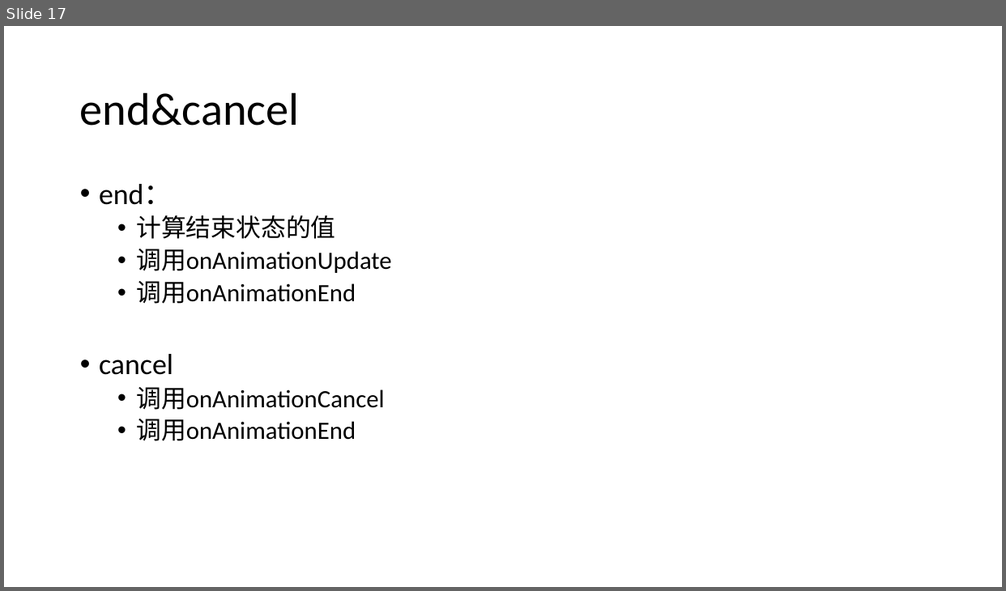
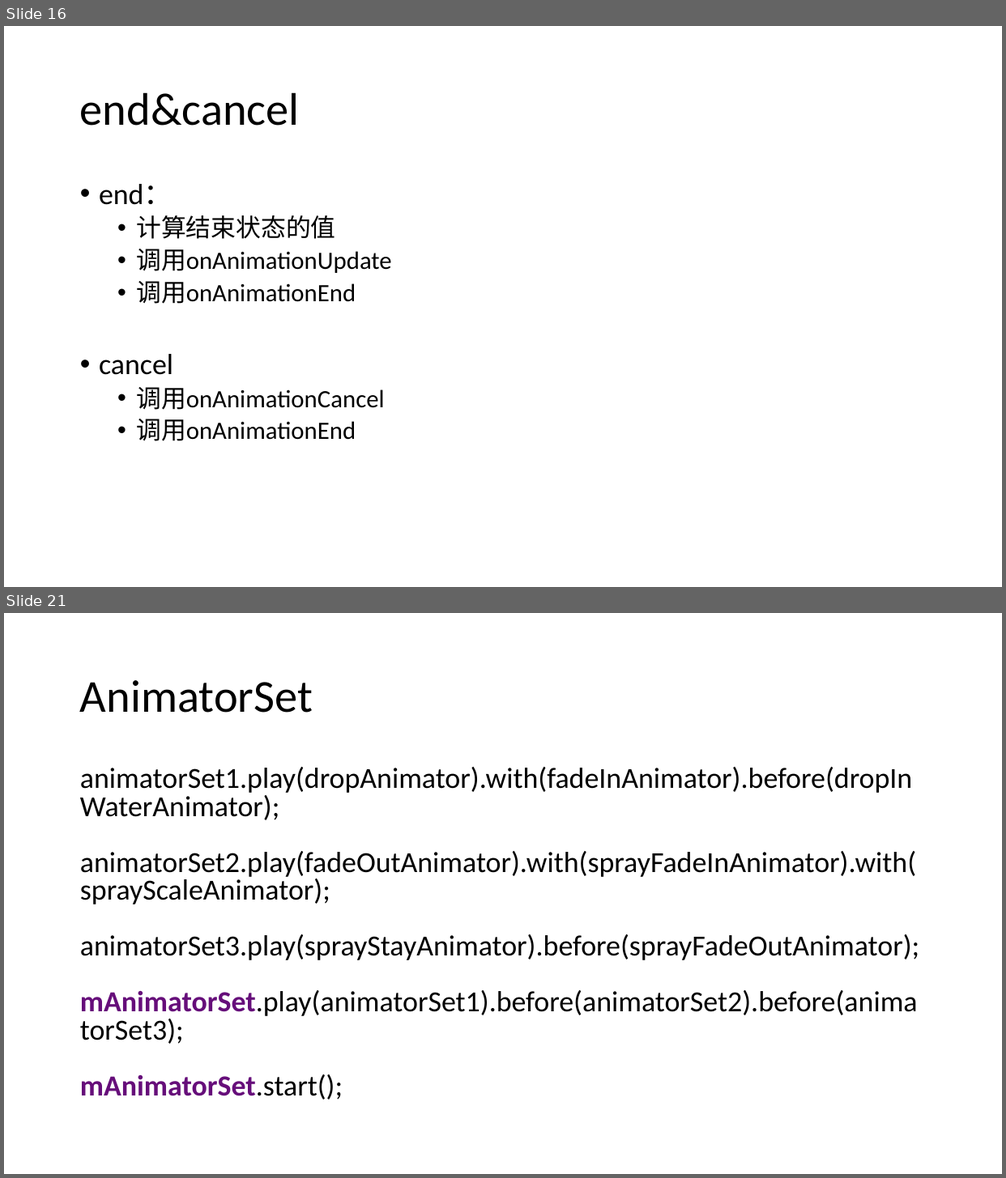
Before and after one commit to hua3505/Share, a slide deck: AnimationSkillShare/动画实用技巧.pptx. Shown one above the other, each under a label of ours: slide 17 before the commit, slides 16 and 21 after it; the slides between them are not shown. The pictures are 1006x591 and 1006x1178 pixels, drawn with LibreOffice and Linux fonts; fonts in the diff are those of the drawing. Boxes give left, top, right and bottom in pixels: in the first picture for what was removed or moved away, otherwise in the second. Text is boxed around its words. In the diff, an @@ line names an element or a change of style, - is before the commit and + after.

```diff
--- a/AnimationSkillShare/动画实用技巧.pptx
+++ b/AnimationSkillShare/动画实用技巧.pptx
@@ slide 21 added at <box>4,613,1002,1174</box>, background #FFFFFF @@
@@ title added at <box>80,680,313,713</box>, 44 pt, text #000000 @@
+AnimatorSet
@@ text added at <box>80,767,919,1100</box>, 28 pt, text #000000 @@
+animatorSet1.play(dropAnimator).with(fadeInAnimator).before(dropInWaterAnimator);
+animatorSet2.play(fadeOutAnimator).with(sprayFadeInAnimator).with(sprayScaleAnimator);
+animatorSet3.play(sprayStayAnimator).before(sprayFadeOutAnimator);
+mAnimatorSet.play(animatorSet1).before(animatorSet2).before(animatorSet3);
+mAnimatorSet.start();
@@ what was slide 17 is now slide 16 @@
```
Also in this commit, not shown: 8 other slides added, 4 slides removed, 15 other files.
